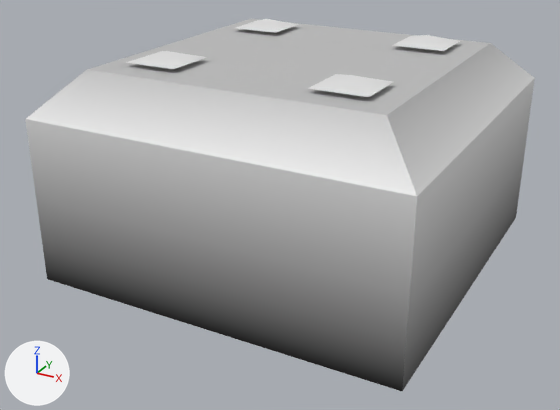
The glTF model models/tile_solid.glb as it was, and as the next commit left it.
Camera for both pictures: a 50 mm camera at (0.827, -1.615, 0.911) aimed at (-0.02, -0.073, 0.14). Arrows for +X, +Y and +Z are at lower left; the lights stay in place. Vertices at the same position are counted once.
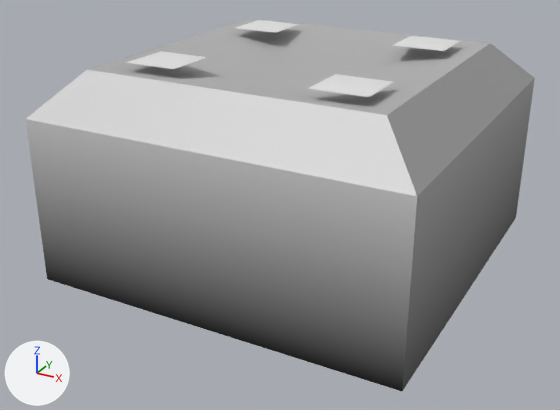
Changed parts and their boxes [x1, y1, x2, y2] in the pictures (560 x 410 px):
part 1 of me_cube, built on: [87, 19, 490, 115] in both
part 2 of me_cube, recoloured: [25, 43, 535, 368] in both

Patch to the scene script:
```diff
--- a/models/tile_solid.glb.py
+++ b/models/tile_solid.glb.py
@@ me_cube @@
 # used by ob_cube; location = (0.0, 0.0, 0.0)
 # verts and faces of me_cube; kept vertices keep their numbers, new ones are numbered from 32
 # before: 1 (0.35, 0.35, 0.5) at pixel (490, 42), 3 (0.35, -0.35, 0.5) at pixel (386, 115), 7 (-0.35, 0.35, 0.5) at pixel (250, 18), 10 (-0.35, -0.35, 0.5) at pixel (86, 69), 28 (-0.225, -0.225, 0.53) at pixel (166, 50)
 # before: 29 (-0.225, 0.225, 0.53) at pixel (266, 18), 30 (0.225, -0.225, 0.53) at pixel (351, 75), 31 (0.225, 0.225, 0.53) at pixel (427, 34)
-me_cube.from_pydata(...)  # 32 vertices, 34 faces; spans x -0.45..0.45, y -0.45..0.45, z 0.0..0.53
+me_cube.from_pydata(...)  # 33 vertices, 36 faces; spans x -0.45..0.45, y -0.45..0.45, z 0.0..0.525
+# me_cube part 1
+delete_faces([(1, 7, 3), (3, 7, 10)])
+for i in [*range(28, 32)]: verts[i] += (0.0, 0.0, -0.005)
+verts[32] = (0.0, 0.0, 0.439)  # pixel (302, 80)
+faces += [(1, 32, 3), (1, 7, 32), (7, 10, 32), (3, 32, 10)]
+# me_cube part 2: 16 kept faces spanning x -0.45..0.45, y -0.45..0.45, z 0.0..0.5 get new vertex colours
 me_cube.materials.append(mat_material)
```
